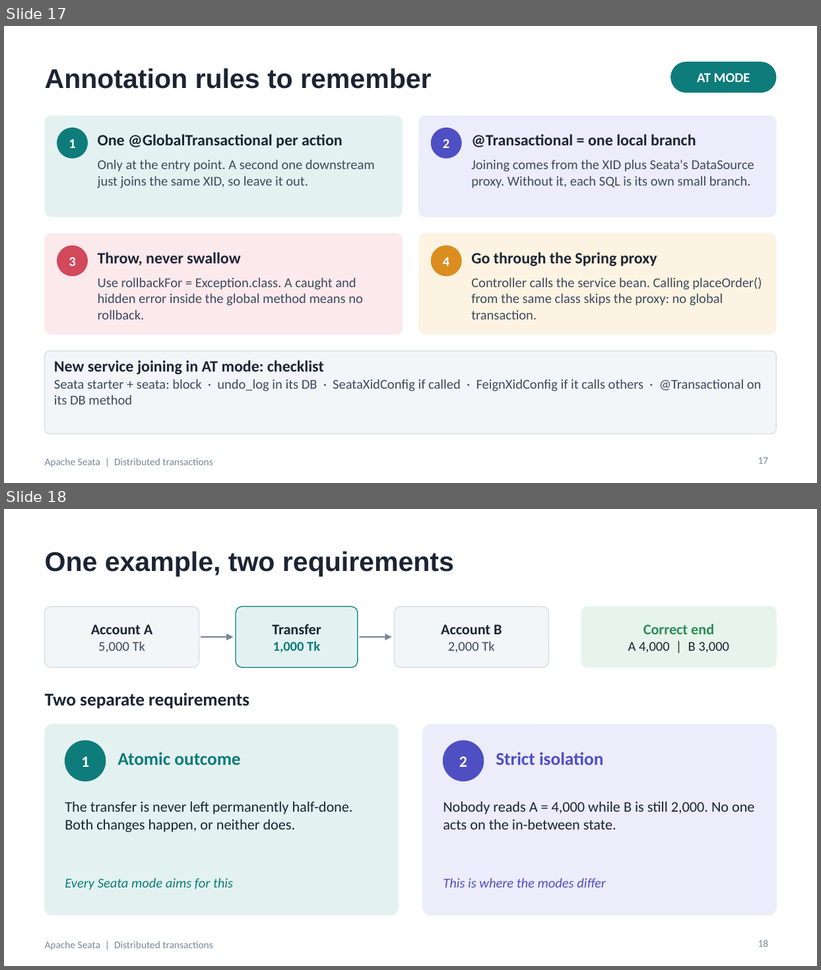
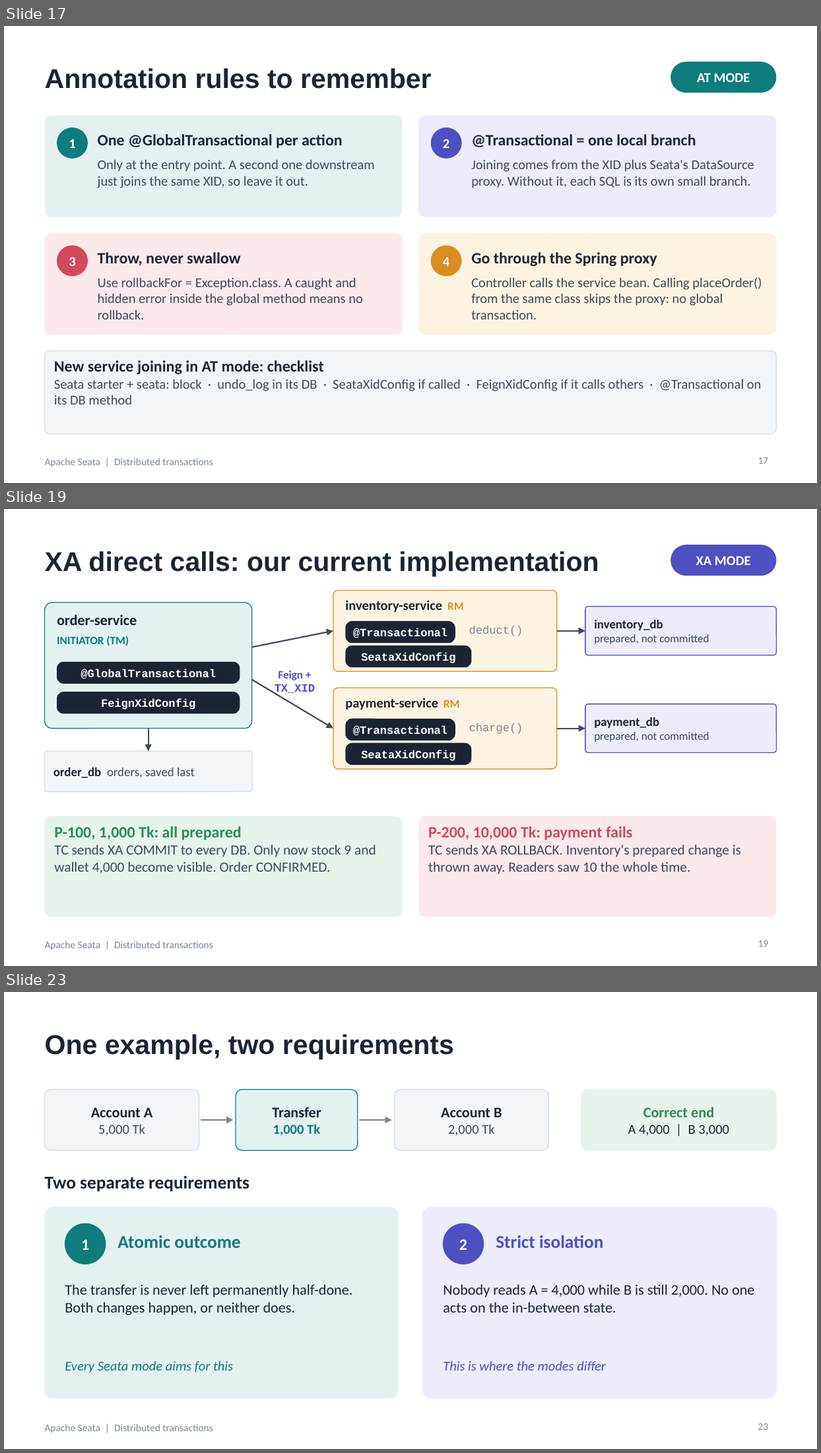
Before and after one commit to Snigdah/Distributed_Transactions, a slide deck: seata-strong-consistency.pptx. Shown one above the other, each under a label of ours: slides 17 and 18 before the commit, slides 17, 19 and 23 after it; the slides between them are not shown. The pictures are 821x970 and 821x1453 pixels, drawn with LibreOffice and Linux fonts; fonts in the diff are those of the drawing. Boxes give left, top, right and bottom in pixels: in the first picture for what was removed or moved away, otherwise in the second. Text is boxed around its words. In the diff, an @@ line names an element or a change of style, - is before the commit and + after.

Commit message:
added XA implementation

```diff
--- a/seata-strong-consistency.pptx
+++ b/seata-strong-consistency.pptx
@@ slide 19 added at [4, 509, 817, 966], background #FFFFFF; not listed: 1 template element that a slide beside it also shows @@
@@ rounded rectangle added at [671, 545, 776, 576], fill #4F4FC4, 12 pt, text #FFFFFF, bold @@
+XA MODE
@@ title added at [45, 551, 599, 576], 24 pt, text #1B2432, bold @@
+XA direct calls: our current implementation
@@ rounded rectangle added at [45, 603, 252, 729], fill #E3F2F1, outline #0E7C7B 0.75 pt @@
@@ rounded rectangle added at [333, 590, 557, 671], fill #FDF3E2, outline #D98E1F 0.75 pt @@
@@ text added at [345, 600, 464, 613], 12 pt, text #1B2432, bold @@
+inventory-service RM
@@ rounded rectangle added at [585, 607, 776, 656], fill #ECECFB, outline #4F4FC4 0.75 pt, 10 pt, text #3D4A5C @@
+inventory_db
+prepared, not committed
@@ text added at [57, 615, 137, 625], 13 pt, text #1B2432, bold @@
+order-service
@@ rounded rectangle added at [345, 621, 455, 643], fill #1B2432, 10 pt, text #FFFFFF, bold @@
+@Transactional
@@ text added at [469, 625, 523, 636], 10 pt, text #7A8699 @@
+deduct()
@@ text added at [57, 636, 129, 646], 10 pt, text #0E7C7B, bold @@
+INITIATOR (TM)
@@ arrow added from (252, 647) to (333, 631), #3D4A5C 1.25 pt @@
@@ rounded rectangle added at [345, 646, 471, 667], fill #1B2432, 10 pt, text #FFFFFF, bold @@
+SeataXidConfig
@@ arrow added from (557, 631) to (585, 631), #3D4A5C 1.25 pt @@
@@ rounded rectangle added at [57, 662, 240, 684], fill #1B2432, 10 pt, text #FFFFFF, bold @@
+@GlobalTransactional
@@ arrow added from (252, 680) to (333, 729), #3D4A5C 1.25 pt @@
@@ text added at [275, 671, 315, 696], 10 pt, text #4F4FC4, bold @@
+Feign +
+TX_XID
@@ rounded rectangle added at [57, 692, 240, 714], fill #1B2432, 10 pt, text #FFFFFF, bold @@
+FeignXidConfig
@@ rounded rectangle added at [333, 688, 557, 769], fill #FDF3E2, outline #D98E1F 0.75 pt @@
@@ text added at [345, 698, 460, 710], 12 pt, text #1B2432, bold @@
+payment-service RM
@@ rounded rectangle added at [585, 704, 776, 753], fill #ECECFB, outline #4F4FC4 0.75 pt, 10 pt, text #3D4A5C @@
+payment_db
+prepared, not committed
@@ rounded rectangle added at [345, 719, 455, 741], fill #1B2432, 10 pt, text #FFFFFF, bold @@
+@Transactional
@@ text added at [469, 723, 523, 734], 10 pt, text #7A8699 @@
+charge()
@@ arrow added from (148, 729) to (148, 751), #3D4A5C 1.25 pt @@
@@ rounded rectangle added at [345, 743, 471, 765], fill #1B2432, 10 pt, text #FFFFFF, bold @@
+SeataXidConfig
@@ arrow added from (557, 729) to (585, 729), #3D4A5C 1.25 pt @@
@@ rounded rectangle added at [45, 751, 252, 792], fill #F3F6F8, outline #D5DCE3 0.75 pt, 11 pt, text #3D4A5C @@
+order_db orders, saved last
@@ rounded rectangle added at [45, 817, 403, 917], fill #E6F4EC, 12.5 pt, text #3D4A5C @@
+P-100, 1,000 Tk: all prepared
+TC sends XA COMMIT to every DB. Only now stock 9 and wallet 4,000 become visible. Order CONFIRMED.
@@ rounded rectangle added at [418, 817, 776, 917], fill #FBE9EC, 12.5 pt, text #3D4A5C @@
+P-200, 10,000 Tk: payment fails
+TC sends XA ROLLBACK. Inventory's prepared change is thrown away. Readers saw 10 the whole time.
@@ page number added at [758, 941, 769, 947], 9 pt, text #7A8699 @@
+19
@@ what was slide 18 is now slide 23 @@
@@ page number at [758, 1424, 769, 1430]: text changed @@
-18
+23
```
Also in this commit, not shown: 4 other slides added, 14 other files.
